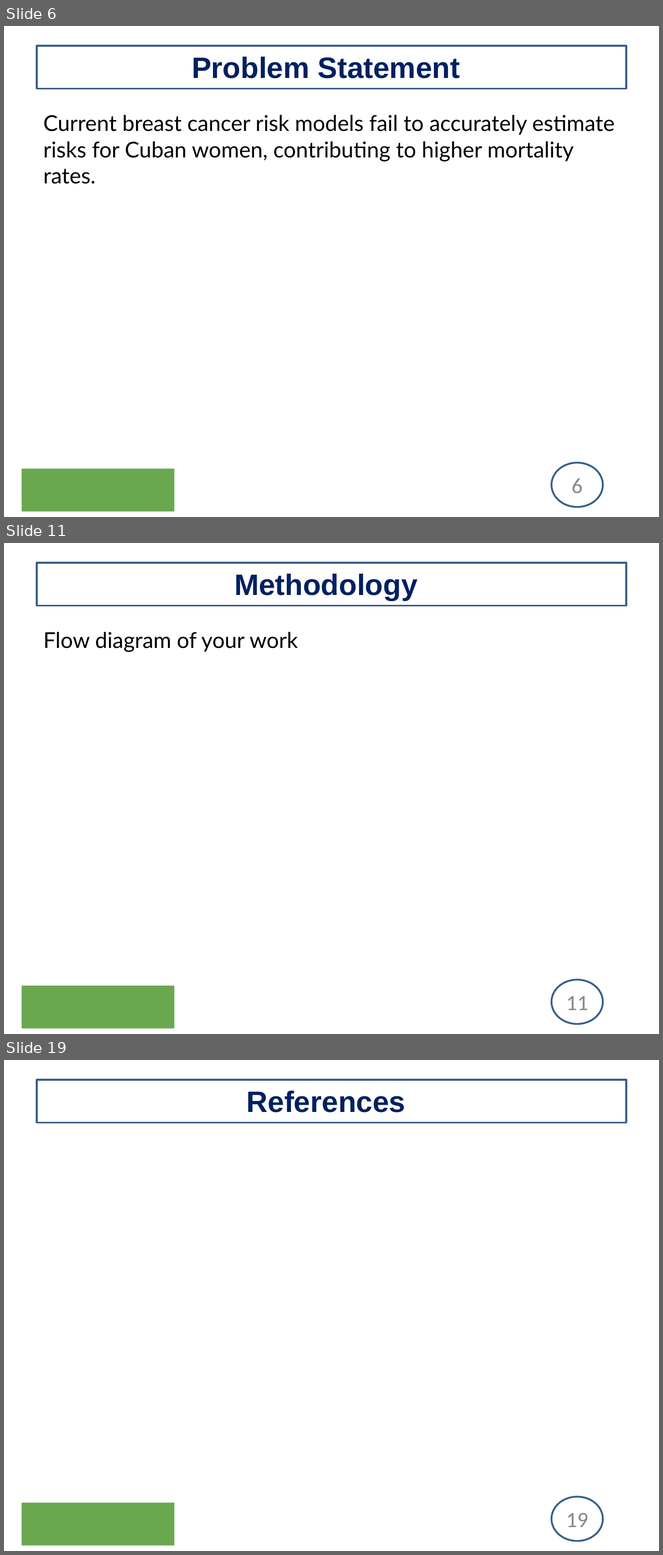
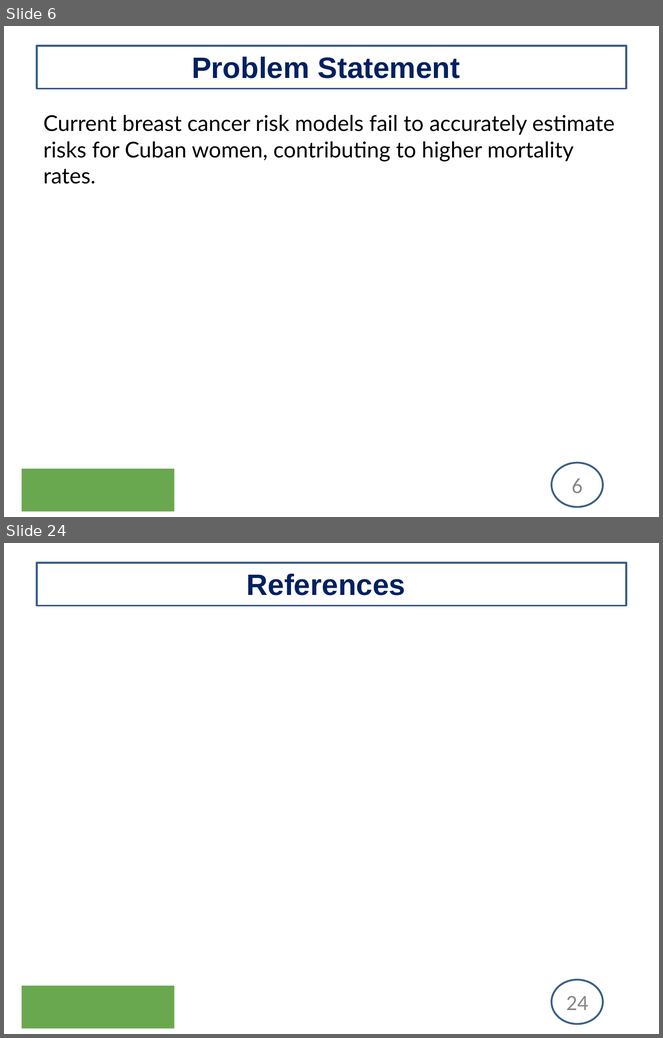
Before and after one commit to uginm102/MCSC-MUK, a slide deck: MCS7103-MachineLearning/Presentation.pptx. Shown one above the other, each under a label of ours: slides 6, 11 and 19 before the commit, slides 6 and 24 after it; the slides between them are not shown. The pictures are 663x1555 and 663x1038 pixels, drawn with LibreOffice and Linux fonts; fonts in the diff are those of the drawing; background and template pictures are left out. Boxes give left, top, right and bottom in pixels: in the first picture for what was removed or moved away, otherwise in the second. Text is boxed around its words. In the diff, an @@ line names an element or a change of style, - is before the commit and + after.

```diff
--- a/MCS7103-MachineLearning/Presentation.pptx
+++ b/MCS7103-MachineLearning/Presentation.pptx
@@ slide 11 removed at (x1=4, y1=543, x2=659, y2=1034), background #FFFFFF; not listed: 4 template elements that a slide beside it also shows @@
@@ title removed at (x1=234, y1=574, x2=418, y2=600) @@
-Methodology
@@ text removed at (x1=44, y1=632, x2=298, y2=652) @@
-Flow diagram of your work
@@ what was slide 19 is now slide 24 @@
@@ page number at (x1=566, y1=996, x2=588, y2=1010): text changed @@
-19
+24
```
Also in this commit, not shown: 11 slides changed, 9 slides added, 3 other slides removed, 1 other file.
